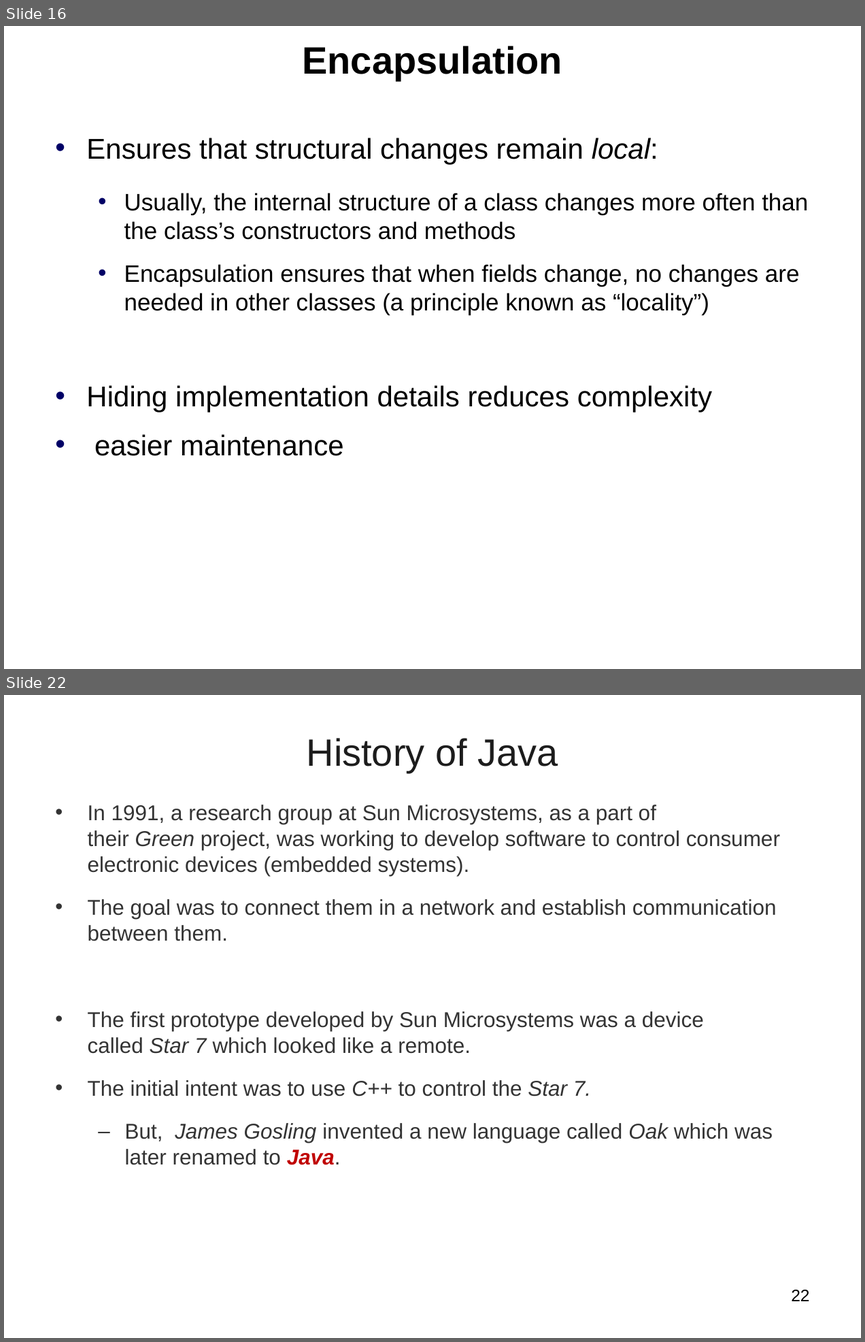
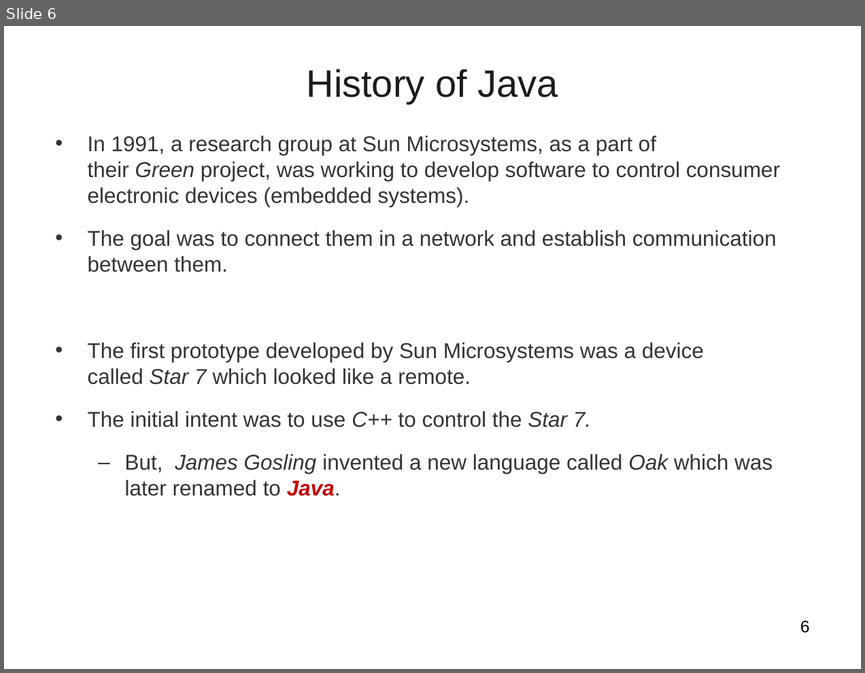
Before and after one commit to vatsanTraining/training_july_2025, a slide deck: Day1.ppt. Shown one above the other, each under a label of ours: slides 16 and 22 before the commit, slide 6 after it; the slides between them are not shown. The pictures are 865x1342 and 865x673 pixels, drawn with LibreOffice and Linux fonts; fonts in the diff are those of the drawing; background and template pictures are left out. Boxes give left, top, right and bottom in pixels: in the first picture for what was removed or moved away, otherwise in the second. Text is boxed around its words. In the diff, an @@ line names an element or a change of style, - is before the commit and + after.

```diff
--- a/Day1.ppt
+++ b/Day1.ppt
@@ slide 16 removed at (x1=4, y1=26, x2=861, y2=669), background picture (left out) @@
@@ title removed at (x1=302, y1=46, x2=562, y2=81) @@
-Encapsulation
@@ text removed at (x1=86, y1=138, x2=808, y2=456) @@
-• Ensures that structural changes remain local:
-  • Usually, the internal structure of a class changes more often than the class’s constructors and methods
-  • Encapsulation ensures that when fields change, no changes are needed in other classes (a principle known as “locality”)
-• Hiding implementation details reduces complexity
-• easier maintenance
@@ what was slide 22 is now slide 6 @@
@@ page number at (x1=800, y1=620, x2=810, y2=633): text changed @@
-22
+6
```
Also in this commit, not shown: 2 slides added, 17 other slides removed, 6 other files.
